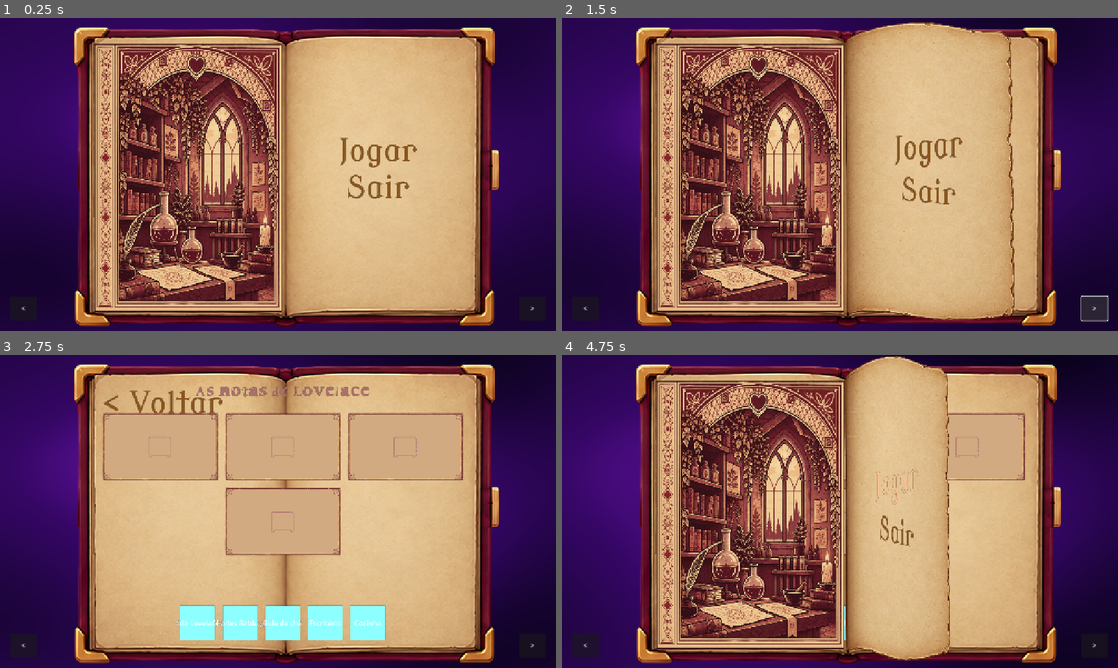
Above: before the commit, frames 1-4 (two rows, left to right).
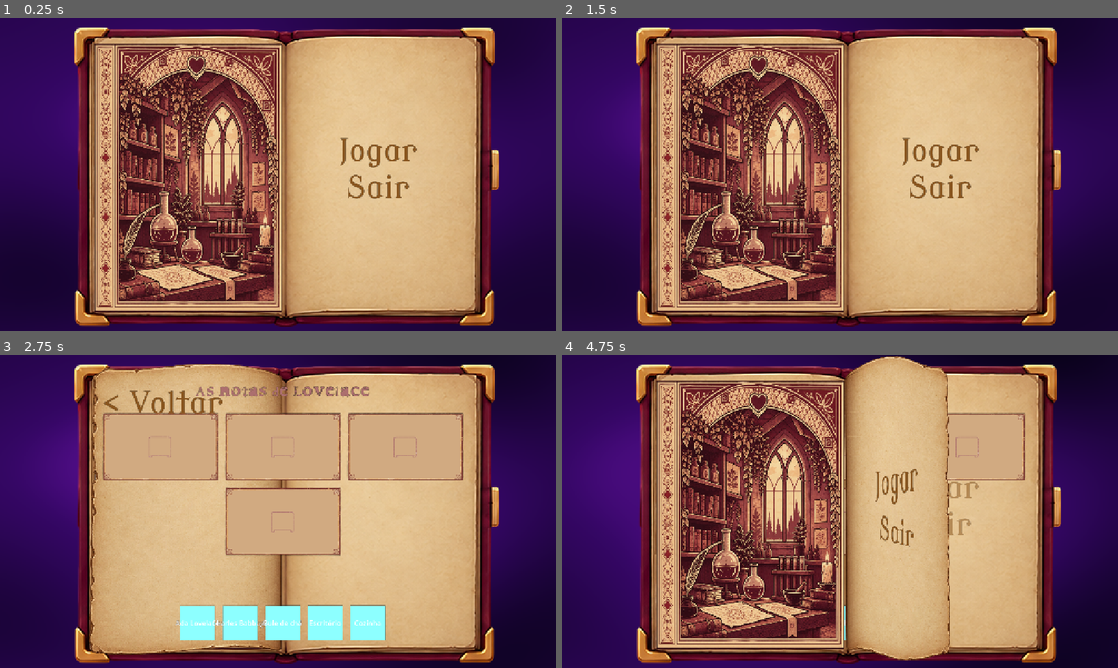
Above: after the commit, the same moments.

Repository: yudur/storyteller-godot-3info-game
Game: Godot game, scene res://src/screen_manager/screen_manager.tscn
The game is run twice, just before and just after one commit, with the same random seed, the same clock (stepped at 60 frames per second) and the same inputs.
Inputs (mouse positions are in pixels of both pictures, inside the frame that each line leads up to):
- Up to frame 1 (0.25 s): no input
- Up to frame 2 (1.5 s): click (584, 309) at 0.5 s, where only the run before the commit has a clickable "<"; click (1095, 309) at 1.25 s, where only the run before the commit has a clickable ">"
- Up to frame 3 (2.75 s): click (378, 489) at 2 s, where only the run after the commit has a clickable "Jogar"
- Up to frame 4 (4.75 s): click "< Voltar" at 2.75 s; click (940, 489) at 3.5 s, where only the run after the commit has a clickable "Jogar"; click "< Voltar" at 4.25 s

The runs differ from the first frame. In frame 1, less than 0.1% of the frame differs, in the area x 3-97%, y 92-94%; in frame 2, 4.7%, in the area x 3-99%, y 1-98%; in frame 3, 3.3%; in frame 4, 0.8%.

Commit message:
refactor: drive page flips by role instead of fixed screens

Diff:
--- a/src/screen_manager/screen_manager.gd
+++ b/src/screen_manager/screen_manager.gd
@@ -4,37 +4,59 @@
 
 @export var flip_duration := 0.7
 
-@onready var screen_container: SubViewportContainer = $ScreenViewportContainer
-@onready var screen_viewport: SubViewport = $ScreenViewportContainer/ScreenViewport
-@onready var next_screen_container: SubViewportContainer = $NextScreenViewportContainer
-@onready var next_screen_viewport: SubViewport = $NextScreenViewportContainer/NextScreenViewport
+@onready var screens_holder: Node = $Screens
 @onready var page_mesh: PageFlipMesh = $PageFlipMesh
 @onready var next_page_mesh: PageFlipMesh = $NextPageFlipMesh
 @onready var physical_page: PageFlipMesh = $pageMesh
-@onready var flip_back_button: Button = $FlipBackButton
-@onready var flip_next_button: Button = $FlipNextButton
-@onready var game_screen: GameScreen = $NextScreenViewportContainer/NextScreenViewport/GameScreen
+@onready var start_screen: StartScreen = $Screens/StartScreen
+@onready var game_screen: GameScreen = $Screens/GameScreen
 
+# The two viewports are not "the start page" and "the game page": one is the
+# page going out and the other the page coming in, and which is which swaps on
+# every flip. That is what lets a third screen exist without a third viewport.
+var _containers: Array[SubViewportContainer] = []
+var _viewports: Array[SubViewport] = []
+var _meshes: Array[PageFlipMesh] = []
+var _screens: Array[Control] = []
+var _front := 0
+var _back := 1
+var _current_index := 0
 var _is_flipping := false
 var _flip_direction := 1.0
 var _physical_center := Vector2.ZERO
 var _physical_scale := Vector2.ONE
 var _physical_size := Vector2.ZERO
-var _current_is_start := true
 
 func _ready() -> void:
-	flip_back_button.pressed.connect(flip_page_back)
-	flip_next_button.pressed.connect(flip_page_next)
-	game_screen.back_requested.connect(flip_page_back)
+	_containers.assign([$ScreenViewportContainer, $NextScreenViewportContainer])
+	_viewports.assign([
+		$ScreenViewportContainer/ScreenViewport,
+		$NextScreenViewportContainer/NextScreenViewport,
+	])
+	_meshes.assign([page_mesh, next_page_mesh])
+	for child in screens_holder.get_children():
+		_screens.append(child)
+		# A parked screen sits under a plain Node, so it would otherwise draw
+		# straight into the window instead of into a viewport
+		child.visible = false
+
+	start_screen.start_requested.connect(navigate_to.bind(1))
+	for screen in _screens:
+		if screen.has_signal("back_requested"):
+			screen.back_requested.connect(func() -> void: navigate_to(_current_index - 1))
+
+	_mount(_screens[_current_index], _front)
+	_viewports[_front].render_target_update_mode = SubViewport.UPDATE_ALWAYS
+	_viewports[_back].render_target_update_mode = SubViewport.UPDATE_DISABLED
 	await get_tree().process_frame
 
-	var book_size := screen_container.size
+	var book_size := _containers[0].size
 	_physical_center = physical_page.position
 	_physical_scale = physical_page.scale
 	_physical_size = physical_page.texture.get_size()
 
-	page_mesh.setup(book_size, screen_viewport.get_texture())
-	next_page_mesh.setup(book_size, next_screen_viewport.get_texture())
+	page_mesh.setup(book_size, _viewports[0].get_texture())
+	next_page_mesh.setup(book_size, _viewports[1].get_texture())
 	physical_page.setup(
 		Vector2(_physical_size.x * 2.0, _physical_size.y),
 		physical_page.texture,
@@ -46,56 +68,61 @@
 	page_mesh.visible = false
 	physical_page.visible = false
 	next_page_mesh.visible = false
+	_containers[_front].visible = true
+	_containers[_back].visible = false
 
-	var start_screen := screen_viewport.get_node_or_null("StartScreen")
-	if start_screen and start_screen.has_signal("start_requested"):
-		start_screen.start_requested.connect(_on_start_requested)
-
-func flip_page_next() -> void:
-	if _current_is_start:
-		_play_flip(1.0)
-
-func flip_page_back() -> void:
-	if not _current_is_start:
-		_play_scene_flip(-1.0)
-
-func _play_flip(direction: float) -> void:
-	_play_scene_flip(direction)
-
-func _on_start_requested() -> void:
-	_play_scene_flip(1.0)
-
-func _play_scene_flip(direction: float) -> void:
-	if _is_flipping:
+func navigate_to(index: int) -> void:
+	if _is_flipping or index == _current_index or index < 0 or index >= _screens.size():
 		return
 
 	_is_flipping = true
-	_flip_direction = direction
-	if direction > 0.0 and game_screen.story:
+	# The direction only governs the geometry of the turn now, not who leaves
+	_flip_direction = 1.0 if index > _current_index else -1.0
+
+	if _screens[_current_index] == game_screen:
+		game_screen.cancel_ending()
+	if _screens[index] == game_screen and game_screen.story:
 		game_screen.load_story(game_screen.story)
-	elif direction < 0.0:
-		game_screen.cancel_ending()
-	screen_container.visible = false
-	next_screen_container.visible = false
-	next_screen_container.modulate.a = 0.0
-	screen_container.modulate.a = 0.0
+
+	# Reparenting before the animation leaves the viewport a whole frame to
+	# render the new screen, so it never appears for one frame as the old one
+	_mount(_screens[index], _back)
+	_viewports[_back].render_target_update_mode = SubViewport.UPDATE_ALWAYS
+
+	_containers[_front].visible = false
+	_containers[_front].modulate.a = 0.0
+	_containers[_back].visible = false
+	_containers[_back].modulate.a = 0.0
 	page_mesh.visible = true
 	next_page_mesh.visible = true
 	physical_page.visible = true
 	physical_page.z_index = 16
-	page_mesh.begin_flip(direction)
-	next_page_mesh.begin_flip(direction)
-	physical_page.begin_flip(direction)
-	_set_content_layers(direction)
-	if direction > 0.0:
-		next_page_mesh.set_progress(1.0, -_flip_direction)
-	else:
-		page_mesh.set_progress(1.0, -_flip_direction)
+	page_mesh.begin_flip(_flip_direction)
+	next_page_mesh.begin_flip(_flip_direction)
+	physical_page.begin_flip(_flip_direction)
+	_set_content_layers(true)
+	_meshes[_back].set_progress(1.0, -_flip_direction)
 
 	var tween := create_tween()
 	tween.set_trans(Tween.TRANS_SINE).set_ease(Tween.EASE_IN_OUT)
 	tween.tween_method(_apply_flip_progress, 0.0, 1.0, flip_duration)
-	tween.finished.connect(_finish_flip)
+	tween.finished.connect(_finish_flip.bind(index))
+
+func _mount(screen: Control, slot: int) -> void:
+	for child in _viewports[slot].get_children():
+		if child is Control:
+			_park(child)
+
+	if screen.get_parent():
+		screen.get_parent().remove_child(screen)
+	_viewports[slot].add_child(screen)
+	screen.visible = true
+
+func _park(screen: Control) -> void:
+	screen.visible = false
+	if screen.get_parent():
+		screen.get_parent().remove_child(screen)
+	screens_holder.add_child(screen)
 
 func _set_physical_page_position(book_size: Vector2) -> void:
 	var spine_position := page_mesh.position + Vector2(book_size.x * 0.5, 0.0)
@@ -105,23 +132,14 @@
 	)
 
 func _apply_flip_progress(progress: float) -> void:
-	if _flip_direction > 0.0:
-		page_mesh.set_progress(progress, _flip_direction)
-		next_page_mesh.set_progress(1.0 - progress, -_flip_direction)
-	else:
-		next_page_mesh.set_progress(progress, _flip_direction)
-		page_mesh.set_progress(1.0 - progress, -_flip_direction)
+	_meshes[_front].set_progress(progress, _flip_direction)
+	_meshes[_back].set_progress(1.0 - progress, -_flip_direction)
+	physical_page.set_progress(progress, _flip_direction)
+	_set_content_layers(progress < 0.5)
+	_containers[_back].visible = progress >= 0.5
+	_containers[_back].modulate.a = smoothstep(0.5, 0.85, progress)
 
-	physical_page.set_progress(progress, _flip_direction)
-
-	if _flip_direction > 0.0:
-		_set_content_layers(_flip_direction if progress < 0.5 else -_flip_direction)
-		next_screen_container.visible = progress >= 0.5
-		next_screen_container.modulate.a = smoothstep(0.5, 0.85, progress)
-	else:
-		_set_content_layers(_flip_direction if progress < 0.5 else -_flip_direction)
-
-func _finish_flip() -> void:
+func _finish_flip(index: int) -> void:
 	page_mesh.finish_flip()
 	next_page_mesh.finish_flip()
 	page_mesh.set_progress(0.0, -_flip_direction)
@@ -129,18 +147,20 @@
 	physical_page.finish_flip()
 	page_mesh.visible = false
 	next_page_mesh.visible = false
-	screen_container.modulate.a = 1.0
-	next_screen_container.modulate.a = 1.0
 	physical_page.visible = false
-	_current_is_start = not _current_is_start
-	screen_container.visible = _current_is_start
-	next_screen_container.visible = not _current_is_start
+	_containers[0].modulate.a = 1.0
+	_containers[1].modulate.a = 1.0
+
+	_park(_screens[_current_index])
+	_viewports[_front].render_target_update_mode = SubViewport.UPDATE_DISABLED
+	var outgoing := _front
+	_front = _back
+	_back = outgoing
+	_current_index = index
+	_containers[_front].visible = true
+	_containers[_back].visible = false
 	_is_flipping = false
 
-func _set_content_layers(outgoing_direction: float) -> void:
-	if outgoing_direction > 0.0:
-		page_mesh.z_index = 17
-		next_page_mesh.z_index = 14
-	else:
-		next_page_mesh.z_index = 17
-		page_mesh.z_index = 14
+func _set_content_layers(outgoing_on_top: bool) -> void:
+	_meshes[_front].z_index = 17 if outgoing_on_top else 14
+	_meshes[_back].z_index = 14 if outgoing_on_top else 17
--- a/src/screen_manager/screen_manager.tscn
+++ b/src/screen_manager/screen_manager.tscn
@@ -45,6 +45,8 @@
 scale = Vector2(0.735, 0.735)
 texture = ExtResource("1_frame_01")
 
+[node name="Screens" type="Node" parent="."]
+
 [node name="pageMesh" type="Polygon2D" parent="."]
 visible = false
 position = Vector2(858.99994, 355)
@@ -75,7 +77,7 @@
 size_2d_override_stretch = true
 render_target_update_mode = 4
 
-[node name="StartScreen" parent="ScreenViewportContainer/ScreenViewport" instance=ExtResource("11_start")]
+[node name="StartScreen" parent="Screens" instance=ExtResource("11_start")]
 
 [node name="NextScreenViewportContainer" type="SubViewportContainer" parent="."]
 visible = false
@@ -98,7 +100,7 @@
 size_2d_override_stretch = true
 render_target_update_mode = 0
 
-[node name="GameScreen" parent="NextScreenViewportContainer/NextScreenViewport" instance=ExtResource("8_game")]
+[node name="GameScreen" parent="Screens" instance=ExtResource("8_game")]
 
 [node name="PageFlipMesh" type="Polygon2D" parent="."]
 visible = false
@@ -111,23 +113,3 @@
 z_index = 14
 position = Vector2(217, 60)
 script = ExtResource("10_page_mesh")
-
-[node name="FlipBackButton" type="Button" parent="."]
-z_index = 20
-layout_mode = 0
-offset_left = 24.0
-offset_top = 640.0
-offset_right = 84.0
-offset_bottom = 696.0
-tooltip_text = "Testar virada para a esquerda"
-text = "<"
-
-[node name="FlipNextButton" type="Button" parent="."]
-z_index = 20
-layout_mode = 0
-offset_left = 1196.0
-offset_top = 640.0
-offset_right = 1256.0
-offset_bottom = 696.0
-tooltip_text = "Testar virada para a direita"
-text = ">"
--- a/src/screens/start_screen/start_screen.gd
+++ b/src/screens/start_screen/start_screen.gd
@@ -1,16 +1,7 @@
+class_name StartScreen
 extends Control
 
 signal start_requested
-
-# Called when the node enters the scene tree for the first time.
-func _ready() -> void:
-	pass # Replace with function body.
-
-
-# Called every frame. 'delta' is the elapsed time since the previous frame.
-func _process(delta: float) -> void:
-	pass
-
 
 func _on_start_pressed() -> void:
 	start_requested.emit()
--- a/tests/test_ending.gd
+++ b/tests/test_ending.gd
@@ -25,6 +25,9 @@
 	await test_reload_cancels_ending()
 	await test_back_button_does_not_complete()
 	await test_screen_manager_navigation()
+	await test_navigating_during_a_flip_is_ignored()
+	await test_navigating_out_of_range_is_ignored()
+	await test_round_trips_keep_one_parent_per_screen()
 	t.finish(get_tree())
 
 func new_game() -> GameScreen:
@@ -121,23 +124,65 @@
 	game.queue_free()
 	await get_tree().process_frame
 
-func test_screen_manager_navigation() -> void:
+func new_manager() -> ScreenManager:
 	var manager: ScreenManager = load("res://src/screen_manager/screen_manager.tscn").instantiate()
 	add_child(manager)
 	await get_tree().process_frame
 	await get_tree().process_frame
+	manager.game_screen.recap_interval = 0.05
+	manager.game_screen.ending_hold = 0.05
+	return manager
+
+func test_screen_manager_navigation() -> void:
+	var manager := await new_manager()
 	var game: GameScreen = manager.game_screen
-	game.recap_interval = 0.05
-	game.ending_hold = 0.05
 
 	await fill(game.frames[0], office, ada, charles)
-	manager.flip_page_next()
+	manager.navigate_to(1)
 	await wait(manager.flip_duration + 0.3)
 	t.check(game.frames[0].get_content().is_empty(), "entering the game resets the board")
-	t.check(not manager._current_is_start, "game page is showing")
+	t.eq(manager._current_index, 1, "game page is showing")
 
 	await solve(game)
 	await wait(1.0 + manager.flip_duration)
-	t.check(manager._current_is_start, "finishing the ending flips back to the start page")
+	t.eq(manager._current_index, 0, "finishing the ending flips back")
 	manager.queue_free()
 	await get_tree().process_frame
+
+func test_navigating_during_a_flip_is_ignored() -> void:
+	var manager := await new_manager()
+	manager.navigate_to(1)
+	manager.navigate_to(1)
+	manager.navigate_to(0)
+	await wait(manager.flip_duration + 0.3)
+	t.eq(manager._current_index, 1, "only the first navigation runs")
+	manager.queue_free()
+	await get_tree().process_frame
+
+func test_navigating_out_of_range_is_ignored() -> void:
+	var manager := await new_manager()
+	manager.navigate_to(-1)
+	manager.navigate_to(manager._screens.size())
+	await wait(manager.flip_duration + 0.3)
+	t.eq(manager._current_index, 0, "out of range does nothing")
+	manager.queue_free()
+	await get_tree().process_frame
+
+func test_round_trips_keep_one_parent_per_screen() -> void:
+	var manager := await new_manager()
+	for index in [1, 0, 1, 0]:
+		manager.navigate_to(index)
+		await wait(manager.flip_duration + 0.3)
+
+	t.eq(manager._current_index, 0, "back on the first screen")
+	for index in manager._screens.size():
+		var screen: Control = manager._screens[index]
+		var parent := screen.get_parent()
+		if index == manager._current_index:
+			t.check(parent is SubViewport, "the visible screen sits in a viewport")
+			t.check(screen.visible, "the visible screen is shown")
+		else:
+			t.eq(parent.name, &"Screens", "parked screens live in Screens")
+			t.check(not screen.visible, "parked screens are hidden")
+	manager.queue_free()
+	await get_tree().process_frame
--- a/tests/test_real_drag.gd
+++ b/tests/test_real_drag.gd
@@ -110,7 +110,7 @@
 	await get_tree().process_frame
 	var game := manager.game_screen
 
-	manager.flip_page_next()
+	manager.navigate_to(manager._screens.size() - 1)
 	await get_tree().create_timer(manager.flip_duration + 0.3).timeout
 	var f := game.frames
 	await fill(f[0], office, ada, charles)
@@ -118,7 +118,7 @@
 	await fill(f[2], kitchen, charles, teapot)
 	await fill(f[3], office, ada, charles)
 
-	manager.flip_page_back()
+	manager.navigate_to(manager._current_index - 1)
 	played.clear()
 	await get_tree().create_timer(5.0).timeout
 	t.eq(played.count("soundreality-bell-sound-effect-613873.mp3"), 0, "no bell over the menu")
--- a/tests/test_sounds.gd
+++ b/tests/test_sounds.gd
@@ -54,9 +54,9 @@
 	add_child(manager)
 	await get_tree().process_frame
 	await get_tree().process_frame
-	manager.flip_page_next()
+	manager.navigate_to(manager._screens.size() - 1)
 	await get_tree().create_timer(manager.flip_duration + 0.3).timeout
-	manager.flip_page_back()
+	manager.navigate_to(manager._current_index - 1)
 	await get_tree().create_timer(manager.flip_duration + 0.3).timeout
 	t.eq(played, [] as Array[String], "page flips are silent")
 
